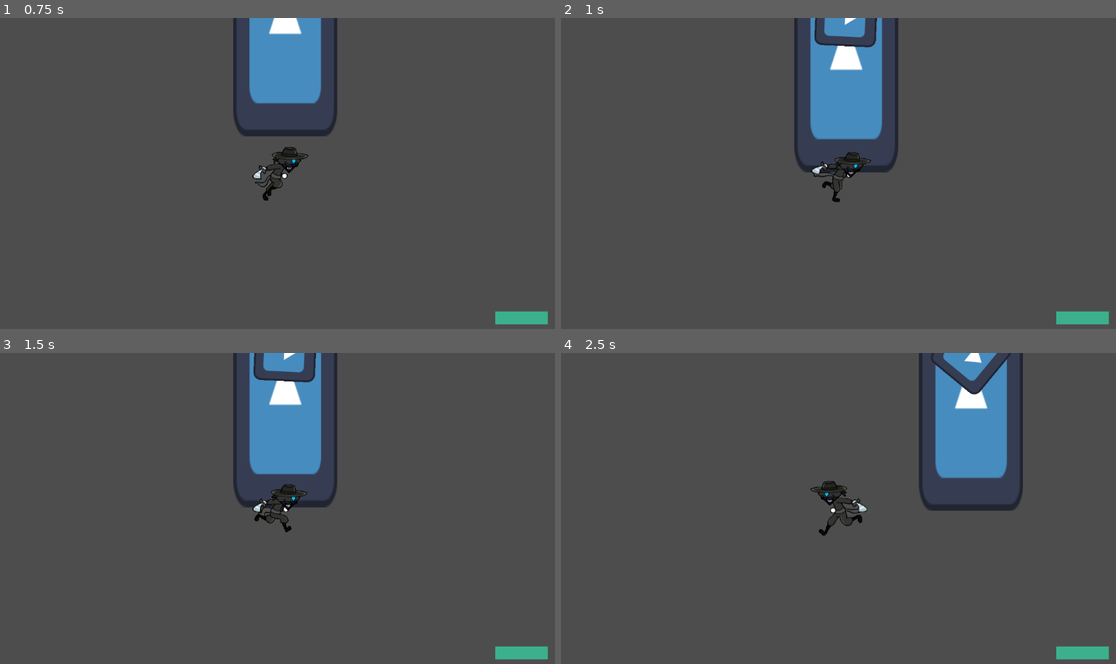
Above: before the commit, frames 1-4 (two rows, left to right).
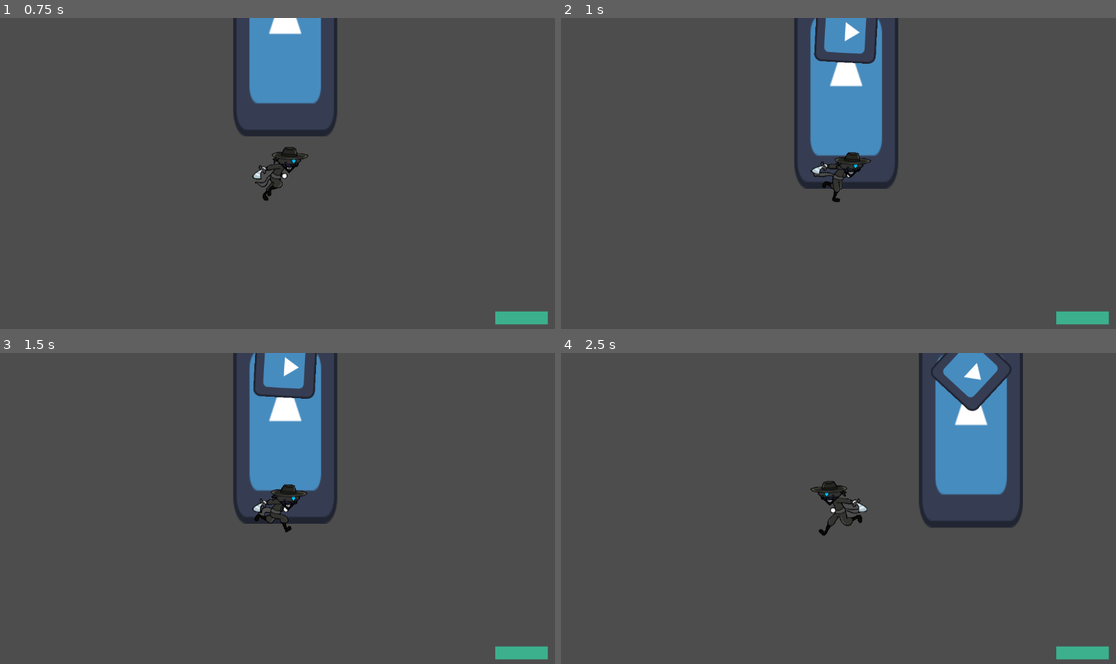
Above: after the commit, the same moments.

Repository: t0qen/gamejam-baudo
Game: Godot game, scene res://scenes/main_level.tscn
The game is run twice, just before and just after one commit, with the same random seed, the same clock (stepped at 60 frames per second) and the same inputs. The engine's default icon, where the game draws it, is replaced by a stand-in: a white triangle on a blue panel in a dark square.
Inputs:
- Up to frame 1 (0.75 s): hold W (move_up) from 0.53 s (still down); tap E (attack) at 0.6 s
- Up to frame 2 (1 s): keep holding W (move_up)
- Up to frame 3 (1.5 s): keep holding W (move_up); tap Space (dash) at 1.35 s
- Up to frame 4 (2.5 s): release W (move_up) at 2.03 s; hold A (move_left) from 2.03 s (still down); tap E (attack) at 2.1 s

Frame 1 is identical in both runs. In frame 2, 2.7% of the frame differs, in the area x 42-61%, y 0-55%; in frame 3, 2.7%; in frame 4, 3.3%, in the area x 64-84%, y 0-57%.

Commit message:
Improved enemies

Diff:
--- a/project.godot
+++ b/project.godot
@@ -63,6 +63,12 @@
 ]
 }
 
+[layer_names]
+
+2d_physics/layer_1="player"
+2d_physics/layer_2="boss"
+2d_physics/layer_3="enemies"
+
 [rendering]
 
 renderer/rendering_method="gl_compatibility"
--- a/scenes/boss.tscn
+++ b/scenes/boss.tscn
@@ -21,6 +21,8 @@
 bg_color = Color(0.917179, 0.38738, 0.610174, 1)
 
 [node name="Boss" type="CharacterBody2D"]
+collision_layer = 2
+collision_mask = 3
 script = ExtResource("1_neq0i")
 
 [node name="Icon" type="Sprite2D" parent="."]
@@ -38,6 +40,8 @@
 texture = ExtResource("1_dlmty")
 
 [node name="Area2D" type="Area2D" parent="Node2D" groups=["boss"]]
+collision_layer = 2
+collision_mask = 3
 
 [node name="CollisionShape2D" type="CollisionShape2D" parent="Node2D/Area2D"]
 position = Vector2(2.93125e+07, -1.2e+06)
@@ -60,6 +64,8 @@
 one_shot = true
 
 [node name="receive_attack_hitbox" type="Area2D" parent="." groups=["attack_hitbox"]]
+collision_layer = 2
+collision_mask = 3
 
 [node name="CollisionShape2D" type="CollisionShape2D" parent="receive_attack_hitbox"]
 position = Vector2(44, -172)
--- a/scenes/enemy.tscn
+++ b/scenes/enemy.tscn
@@ -18,18 +18,11 @@
 [ext_resource type="Texture2D" uid="uid://c7jhlhomp76pf" path="res://assets/sprites/zbaudo/idle/frame_14_delay-0.03s.png" id="15_yirqo"]
 [ext_resource type="Texture2D" uid="uid://bfursn3py8t36" path="res://assets/sprites/zbaudo/idle/frame_15_delay-0.03s.png" id="16_cws3d"]
 
-[sub_resource type="CircleShape2D" id="CircleShape2D_ulg6r"]
-radius = 25.0
-
 [sub_resource type="CircleShape2D" id="CircleShape2D_shcg2"]
 radius = 444.221
 
 [sub_resource type="CircleShape2D" id="CircleShape2D_ile5s"]
 radius = 79.0569
-
-[sub_resource type="CapsuleShape2D" id="CapsuleShape2D_shcg2"]
-radius = 27.0
-height = 120.0
 
 [sub_resource type="SpriteFrames" id="SpriteFrames_fpbnj"]
 animations = [{
@@ -87,19 +80,19 @@
 "speed": 24.0
 }]
 
+[sub_resource type="CapsuleShape2D" id="CapsuleShape2D_shcg2"]
+radius = 13.0
+height = 26.0
+
 [node name="Enemy" type="CharacterBody2D"]
 collision_layer = 4
-collision_mask = 4
+collision_mask = 5
 motion_mode = 1
 script = ExtResource("1_veqxe")
-speed = 50.0
-
-[node name="Collisions" type="CollisionShape2D" parent="."]
-shape = SubResource("CircleShape2D_ulg6r")
 
 [node name="PlayerDetection" type="Area2D" parent="."]
 position = Vector2(0, 61)
-collision_mask = 7
+collision_layer = 4
 
 [node name="PlayerDetectionCollisions" type="CollisionShape2D" parent="PlayerDetection"]
 position = Vector2(0, -61)
@@ -107,7 +100,7 @@
 
 [node name="EnemyHitbox" type="Area2D" parent="."]
 position = Vector2(0, 61)
-collision_mask = 7
+collision_layer = 4
 
 [node name="CollisionShape2D" type="CollisionShape2D" parent="EnemyHitbox"]
 position = Vector2(0, -61)
@@ -117,16 +110,17 @@
 wait_time = 0.5
 one_shot = true
 
-[node name="hitbox" type="CollisionShape2D" parent="."]
-shape = SubResource("CapsuleShape2D_shcg2")
-debug_color = Color(0.651164, 0.408981, 0.82417, 0.42)
-
 [node name="AnimatedSprite2D" type="AnimatedSprite2D" parent="."]
 position = Vector2(0, -12)
 sprite_frames = SubResource("SpriteFrames_fpbnj")
 animation = &"idle"
 autoplay = "idle"
 
+[node name="hitbox" type="CollisionShape2D" parent="."]
+position = Vector2(0, -36)
+shape = SubResource("CapsuleShape2D_shcg2")
+debug_color = Color(0.651164, 0.408981, 0.82417, 0.42)
+
 [connection signal="body_entered" from="PlayerDetection" to="." method="_on_player_detection_body_entered"]
 [connection signal="body_exited" from="PlayerDetection" to="." method="_on_player_detection_body_exited"]
 [connection signal="body_entered" from="EnemyHitbox" to="." method="_on_enemy_hitbox_body_entered"]
--- a/scenes/main_level.tscn
+++ b/scenes/main_level.tscn
@@ -6,31 +6,34 @@
 
 [node name="MainLevel" type="Node2D"]
 
-[node name="Ennemi" parent="." instance=ExtResource("2_ufxs0")]
+[node name="Ennemi" parent="." node_paths=PackedStringArray("player") instance=ExtResource("2_ufxs0")]
 position = Vector2(844, 317)
+player = NodePath("../Player")
+
+[node name="Ennemi2" parent="." node_paths=PackedStringArray("player") instance=ExtResource("2_ufxs0")]
+position = Vector2(1203, -760)
+player = NodePath("../Player")
+
+[node name="Ennemi3" parent="." node_paths=PackedStringArray("player") instance=ExtResource("2_ufxs0")]
+position = Vector2(1617, -35)
+player = NodePath("../Player")
+
+[node name="Ennemi4" parent="." node_paths=PackedStringArray("player") instance=ExtResource("2_ufxs0")]
+position = Vector2(485, -732)
+player = NodePath("../Player")
+
+[node name="Ennemi5" parent="." node_paths=PackedStringArray("player") instance=ExtResource("2_ufxs0")]
+position = Vector2(2045, -774)
+player = NodePath("../Player")
+
+[node name="Ennemi6" parent="." node_paths=PackedStringArray("player") instance=ExtResource("2_ufxs0")]
+position = Vector2(2315, 517)
+player = NodePath("../Player")
 
 [node name="Boss" parent="." node_paths=PackedStringArray("player") instance=ExtResource("3_6we3w")]
 position = Vector2(-397, 561)
 player = NodePath("../Player")
 
-[node name="Enemy" parent="." instance=ExtResource("2_ufxs0")]
-position = Vector2(565, -763)
-
-[node name="Enemy2" parent="." instance=ExtResource("2_ufxs0")]
-position = Vector2(790, -120)
-
-[node name="Enemy3" parent="." instance=ExtResource("2_ufxs0")]
-position = Vector2(1292, -37)
-
-[node name="Enemy4" parent="." instance=ExtResource("2_ufxs0")]
-position = Vector2(1208, -596)
-
-[node name="Enemy5" parent="." instance=ExtResource("2_ufxs0")]
-position = Vector2(281, -471)
-
-[node name="Enemy6" parent="." instance=ExtResource("2_ufxs0")]
-position = Vector2(1559, 5)
-
 [node name="Player" parent="." node_paths=PackedStringArray("boss_node") instance=ExtResource("2_6we3w")]
 unique_name_in_owner = true
 position = Vector2(-370, 791)
--- a/scenes/player_t0qen.tscn
+++ b/scenes/player_t0qen.tscn
@@ -33,8 +33,8 @@
 [ext_resource type="Texture2D" uid="uid://f7trvnonf07a" path="res://assets/sprites/zbaudo/run/frame_15_delay-0.03s.png" id="31_0kjhd"]
 
 [sub_resource type="CapsuleShape2D" id="CapsuleShape2D_e3idn"]
-radius = 27.0
-height = 120.0
+radius = 18.0
+height = 52.0
 
 [sub_resource type="CircleShape2D" id="CircleShape2D_u21xk"]
 radius = 70.1142
@@ -149,7 +149,7 @@
 bg_color = Color(0.23534, 0.690058, 0.553935, 1)
 
 [node name="player" type="CharacterBody2D" groups=["player"]]
-collision_layer = 2
+collision_mask = 6
 motion_mode = 1
 script = ExtResource("1_u21xk")
 speed = 600
@@ -185,8 +185,7 @@
 one_shot = true
 
 [node name="PlayerHitbox" type="Area2D" parent="." groups=["player"]]
-collision_layer = 2
-collision_mask = 7
+collision_mask = 6
 
 [node name="CollisionShape2D" type="CollisionShape2D" parent="PlayerHitbox"]
 shape = SubResource("CircleShape2D_u21xk")
--- a/scripts/enemy.gd
+++ b/scripts/enemy.gd
@@ -2,32 +2,39 @@
 
 @onready var animated_sprite_2d: AnimatedSprite2D = $AnimatedSprite2D
 
-@export var speed : float = 10
+@export var speed : int = 400
 var player_chase : bool = false
-var player = null
 
 var health : int = 100
 var player_inattack_zone = false
 var can_take_damage = true
 
+@export var player : CharacterBody2D
+
 func _physics_process(delta: float) -> void:
 	deal_with_damage()
 
 	if player_chase:
-		position += (player.position - position) / speed
+		var target_direction = (player.global_position - global_position).normalized()
+		velocity = target_direction * speed
 
 		if(player.position.x - position.x) < 0:
 			animated_sprite_2d.flip_h = true
 		else:
 			animated_sprite_2d.flip_h = false
 
+	else:
+		velocity = Vector2.ZERO
+
+	move_and_slide()
+
 func _on_player_detection_body_entered(body: Node2D) -> void:
-	player = body
-	player_chase = true
+	if body.has_method("player"):
+		player_chase = true
 
 func _on_player_detection_body_exited(body: Node2D) -> void:
-	player = null
-	player_chase = false
+	if body.has_method("player"):
+		player_chase = false
 
 func enemy():
 	pass
@@ -35,11 +42,13 @@
 
 func _on_enemy_hitbox_body_entered(body):
 	if body.has_method("player"):
+		player_chase = false
 		player_inattack_zone = true
 
 
 func _on_enemy_hitbox_body_exited(body):
 	if body.has_method("player"):
+		player_chase = true
 		player_inattack_zone = false
 
 func deal_with_damage():
Not shown: 1 places in scenes/enemy.tscn that only renumber resources
